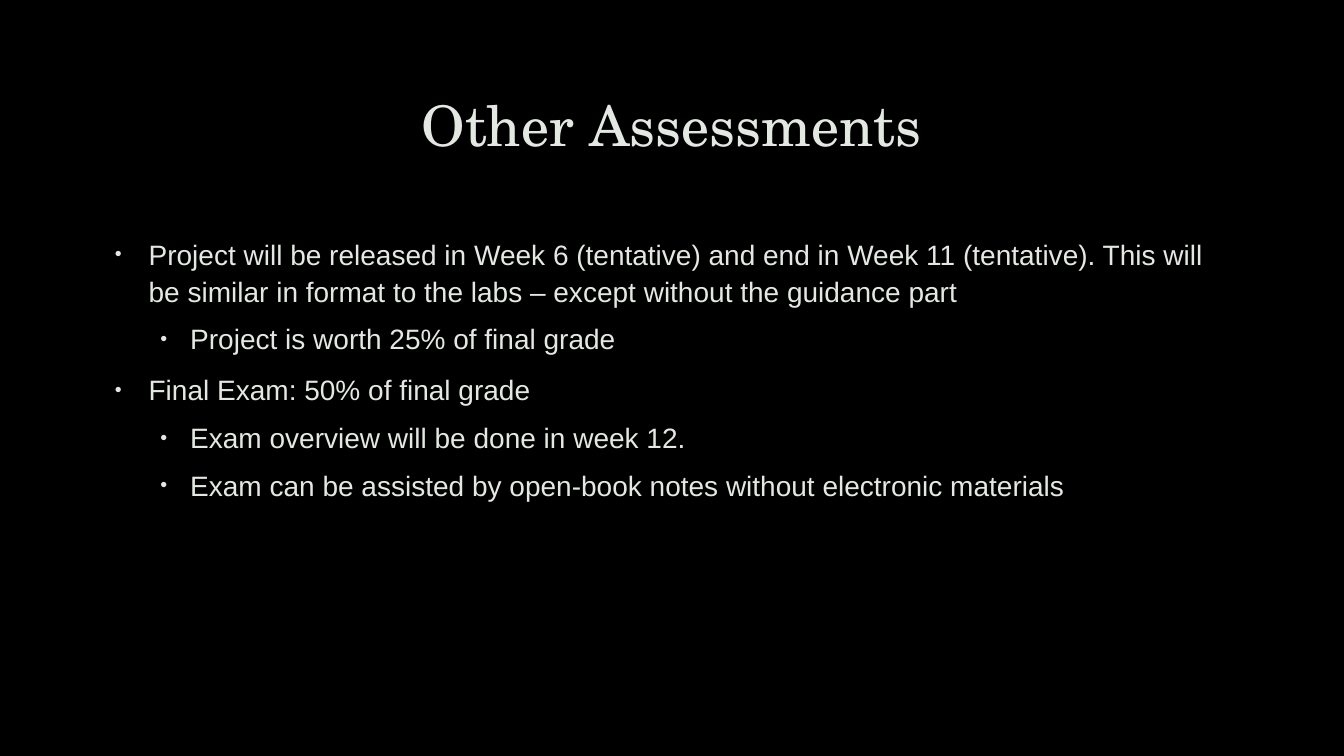
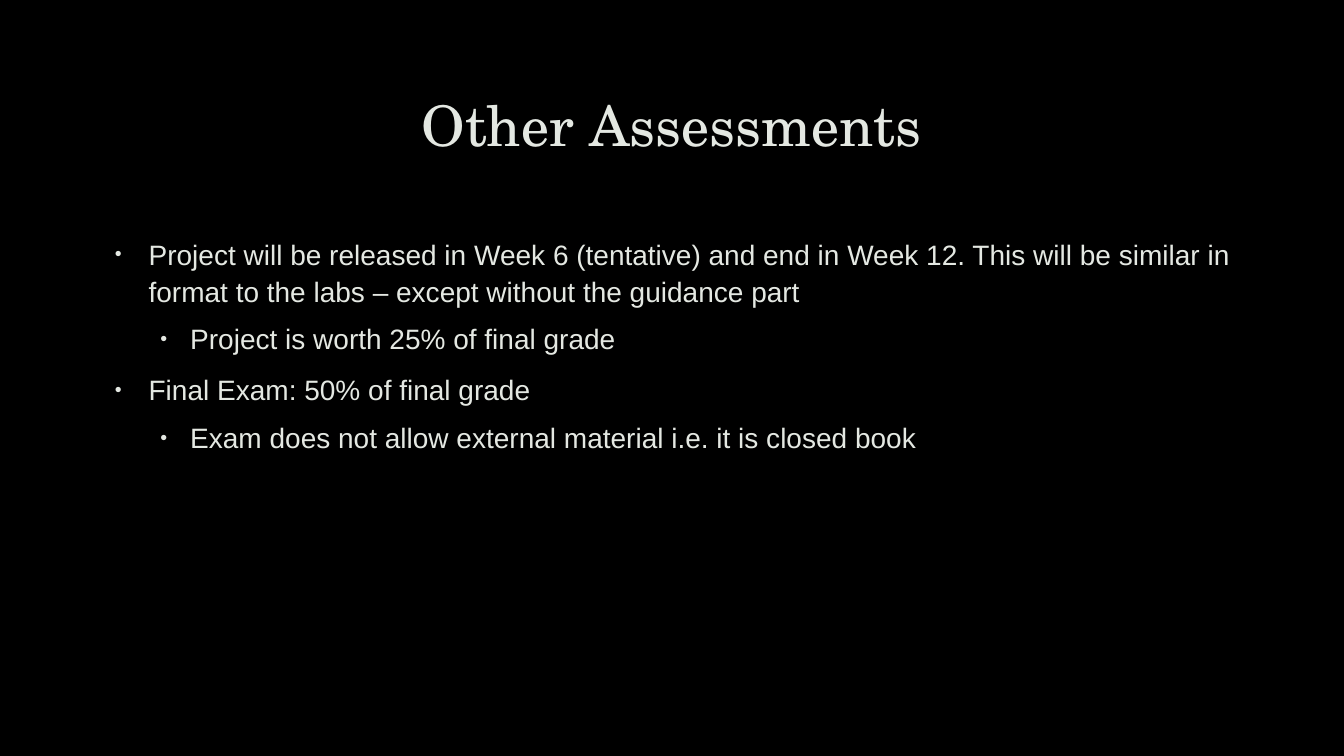
Before and after one commit to robert-mcknight/citx1003, a slide deck: slide 13 of cits1003-lecture_slides/CITS1003-0 Overview.pptx. Drawn at 1344x756 pixels with LibreOffice and Linux fonts; fonts in the diff are those of the drawing; background and template pictures are left out. Boxes give left, top, right and bottom in pixels: in the first picture for what was removed or moved away, otherwise in the second. Text is boxed around its words. In the diff, an @@ line names an element or a change of style, - is before the commit and + after.

Commit message:
Update for details of exam
Exam update

```diff
--- a/cits1003-lecture_slides/CITS1003-0 Overview.pptx
+++ b/cits1003-lecture_slides/CITS1003-0 Overview.pptx
@@ text at <box>149,244,1230,307</box>: text changed @@
-• Project will be released in Week 6 (tentative) and end in Week 11 (tentative). This will be similar in format to the labs – except without the guidance part
+• Project will be released in Week 6 (tentative) and end in Week 12. This will be similar in format to the labs – except without the guidance part
@@ text at <box>190,427,916,449</box>: text changed @@
-  • Exam overview will be done in week 12.
-  • Exam can be assisted by open-book notes without electronic materials
+  • Exam does not allow external material i.e. it is closed book
```
